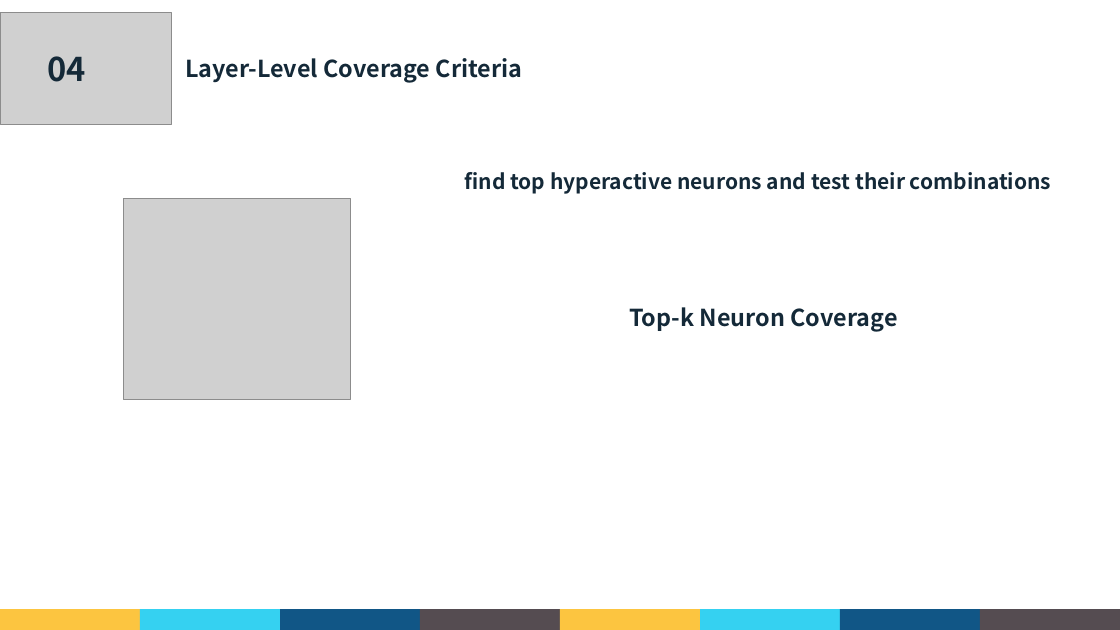
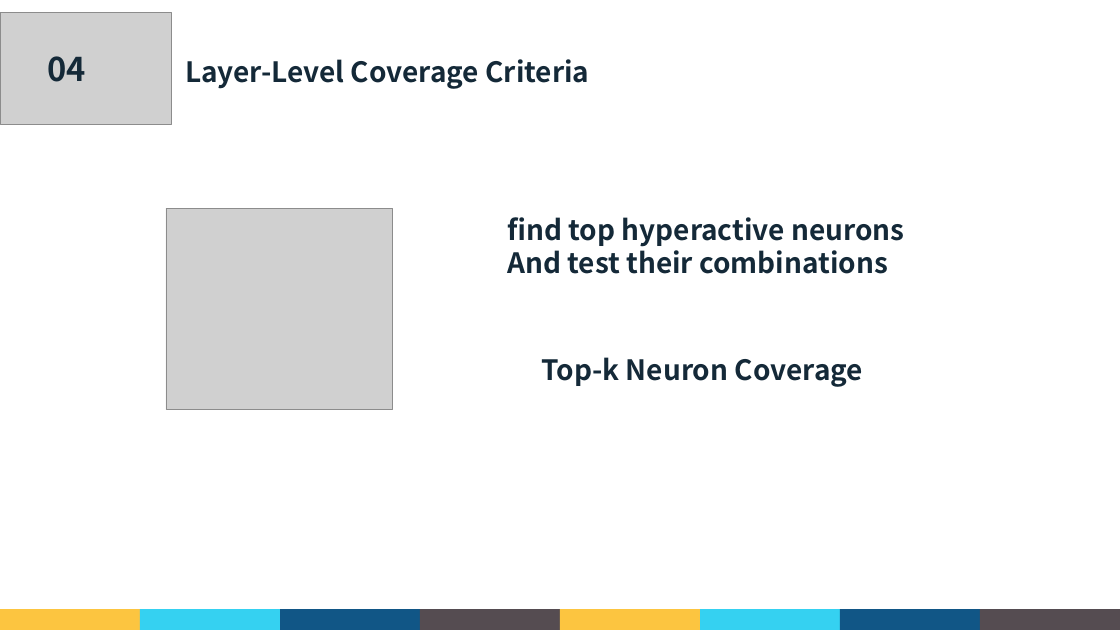
Before and after one commit to GaryHua226/AutomatedTesting, a slide deck: slide 18 of 课堂汇报/郭礼华_181250038.pptx. Drawn at 1120x630 pixels with LibreOffice and Linux fonts; fonts in the diff are those of the drawing; grey boxes stand for pictures; background and template pictures are left out. Boxes give left, top, right and bottom in pixels: in the first picture for what was removed or moved away, otherwise in the second. Text is boxed around its words. In the diff, an @@ line names an element or a change of style, - is before the commit and + after.

Commit message:
change font style

```diff
--- a/课堂汇报/郭礼华_181250038.pptx
+++ b/课堂汇报/郭礼华_181250038.pptx
@@ text "Layer-Level Coverage Criteria" at <box>185,59,589,89</box>: size 20 to 24 pt @@
@@ picture: place and size @@
-picture at <box>124,198,350,400</box>
+picture at <box>166,208,393,410</box>
@@ text at <box>507,217,904,274</box>: text changed; size 18 to 24 pt @@
-find top hyperactive neurons and test their combinations
+find top hyperactive neurons
+And test their combinations
@@ text "Top-k Neuron Coverage" at <box>542,357,863,387</box>: size 20 to 24 pt @@
@@ text "Top-k Neuron Coverage": place and size @@
-text "Top-k Neuron Coverage" at <box>629,307,898,332</box>
+text "Top-k Neuron Coverage" at <box>542,357,863,387</box>
```
Also in this commit, not shown: 24 other slides changed.
